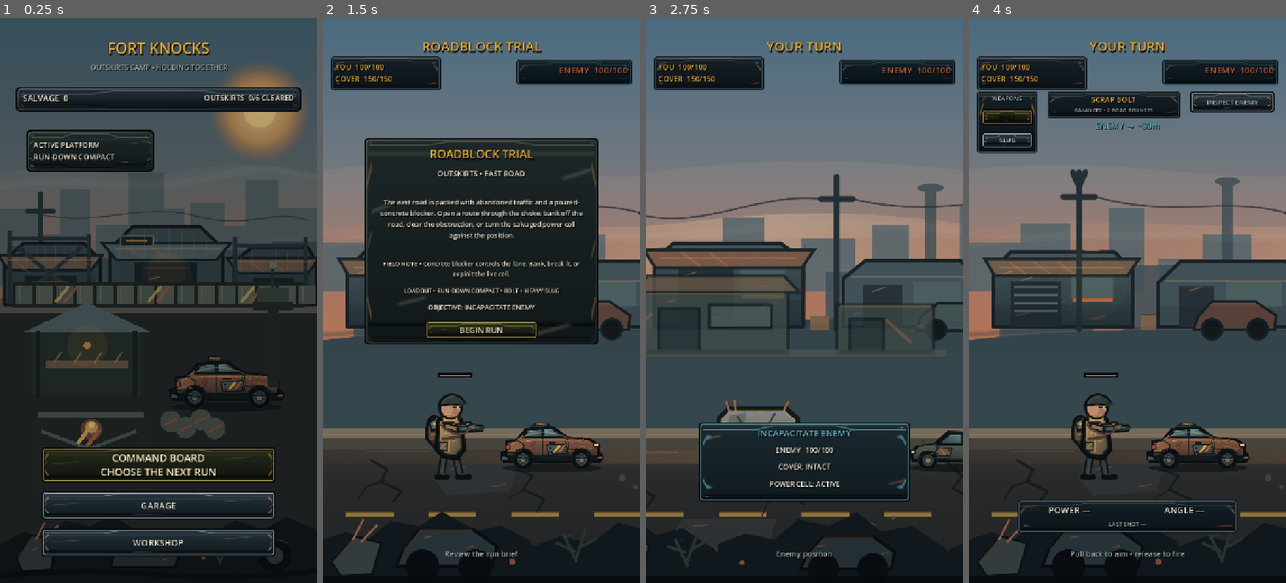
Above: before the commit, frames 1-4 (left to right).
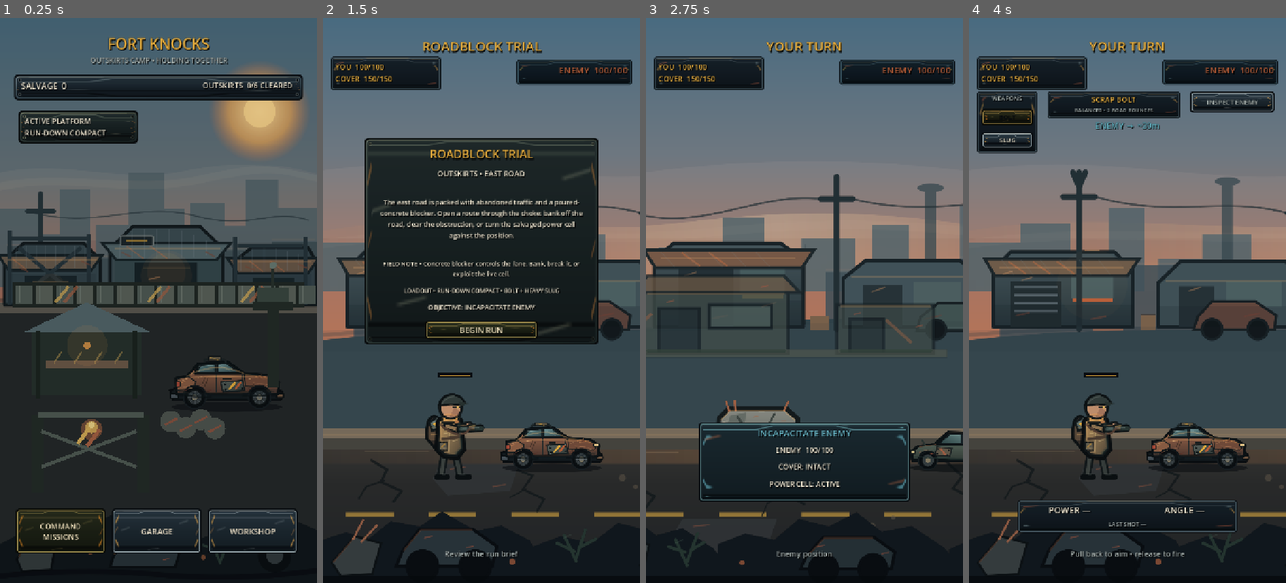
Above: after the commit, the same moments.

Repository: phantompixel-developer/FortKnocks
Game: Godot game, scene res://game/core/app.tscn
The game is run twice, just before and just after one commit, with the same random seed, the same clock (stepped at 60 frames per second) and the same inputs.
Inputs (mouse positions are in pixels of both pictures, inside the frame that each line leads up to):
- Up to frame 1 (0.25 s): no input
- Up to frame 2 (1.5 s): click "COMMAND BOARD CHOOSE THE NEXT…" (after the commit: "COMMAND MISSIONS") at 0.5 s; click "01 ROADBLOCK TRIAL • EAST ROA…" at 1.25 s
- Up to frame 3 (2.75 s): click "BEGIN RUN" at 2 s
- Up to frame 4 (4 s): move the mouse to (1197, 272) at 2.77 s; click (1197, 272) at 2.92 s; drag from (1064, 328) to (1111, 413) at 3.52 s

The runs differ from the first frame. In frame 1, 17% of the frame differs, in the area x 0-96%, y 3-96%; in frame 2, less than 0.1%; in frame 3, less than 0.1%; in frame 4, less than 0.1%.

Commit message:
ui: turn Fort Knocks hub into scene-first composition

Diff:
--- a/game/hub/fort_knocks_hub.tscn
+++ b/game/hub/fort_knocks_hub.tscn
@@ -23,14 +23,14 @@
 grow_horizontal = 2
 grow_vertical = 2
 mouse_filter = 2
-color = Color(0.03, 0.035, 0.032, 0.28)
+color = Color(0.03, 0.035, 0.032, 0.12)
 
 [node name="Title" type="Label" parent="."]
 layout_mode = 0
 offset_left = 38.0
-offset_top = 44.0
+offset_top = 34.0
 offset_right = 682.0
-offset_bottom = 94.0
+offset_bottom = 82.0
 theme_override_font_sizes/font_size = 34
 text = "FORT KNOCKS"
 horizontal_alignment = 1
@@ -38,19 +38,19 @@
 [node name="Subtitle" type="Label" parent="."]
 layout_mode = 0
 offset_left = 90.0
-offset_top = 100.0
+offset_top = 84.0
 offset_right = 630.0
-offset_bottom = 132.0
+offset_bottom = 114.0
 theme_override_font_sizes/font_size = 16
 text = "OUTSKIRTS CAMP • HOLDING TOGETHER"
 horizontal_alignment = 1
 
 [node name="TopBar" type="ColorRect" parent="."]
 layout_mode = 0
-offset_left = 34.0
-offset_top = 154.0
-offset_right = 686.0
-offset_bottom = 214.0
+offset_left = 30.0
+offset_top = 126.0
+offset_right = 690.0
+offset_bottom = 188.0
 color = Color(0.07, 0.085, 0.077, 0.94)
 
 [node name="SalvageLabel" type="Label" parent="TopBar"]
@@ -74,18 +74,18 @@
 
 [node name="StatusCard" type="ColorRect" parent="."]
 layout_mode = 0
-offset_left = 58.0
-offset_top = 252.0
-offset_right = 352.0
-offset_bottom = 350.0
+offset_left = 40.0
+offset_top = 208.0
+offset_right = 316.0
+offset_bottom = 286.0
 color = Color(0.08, 0.095, 0.085, 0.92)
 
 [node name="PlatformLabel" type="Label" parent="StatusCard"]
 layout_mode = 0
-offset_left = 18.0
-offset_top = 16.0
-offset_right = 276.0
-offset_bottom = 82.0
+offset_left = 16.0
+offset_top = 10.0
+offset_right = 260.0
+offset_bottom = 68.0
 theme_override_font_sizes/font_size = 17
 text = "ACTIVE PLATFORM\nRUN-DOWN COMPACT"
 vertical_alignment = 1
@@ -94,37 +94,37 @@
 visible = false
 layout_mode = 0
 offset_left = 76.0
-offset_top = 374.0
+offset_top = 302.0
 offset_right = 644.0
-offset_bottom = 438.0
+offset_bottom = 356.0
 theme_override_font_sizes/font_size = 17
 text = "+35 SALVAGE"
 horizontal_alignment = 1
 vertical_alignment = 1
 autowrap_mode = 2
 
-[node name="Actions" type="VBoxContainer" parent="."]
+[node name="Actions" type="HBoxContainer" parent="."]
 layout_mode = 0
-offset_left = 92.0
-offset_top = 970.0
-offset_right = 628.0
-offset_bottom = 1240.0
-theme_override_constants/separation = 16
+offset_left = 34.0
+offset_top = 1110.0
+offset_right = 686.0
+offset_bottom = 1216.0
+theme_override_constants/separation = 10
 
 [node name="CommandBoardButton" type="Button" parent="Actions"]
-custom_minimum_size = Vector2(0, 82)
+custom_minimum_size = Vector2(208, 94)
 layout_mode = 2
-theme_override_font_sizes/font_size = 23
-text = "COMMAND BOARD\nCHOOSE THE NEXT RUN"
+theme_override_font_sizes/font_size = 17
+text = "COMMAND\nMISSIONS"
 
 [node name="GarageButton" type="Button" parent="Actions"]
-custom_minimum_size = Vector2(0, 68)
+custom_minimum_size = Vector2(208, 94)
 layout_mode = 2
-theme_override_font_sizes/font_size = 20
+theme_override_font_sizes/font_size = 18
 text = "GARAGE"
 
 [node name="WorkshopButton" type="Button" parent="Actions"]
-custom_minimum_size = Vector2(0, 68)
+custom_minimum_size = Vector2(208, 94)
 layout_mode = 2
-theme_override_font_sizes/font_size = 20
+theme_override_font_sizes/font_size = 18
 text = "WORKSHOP"
